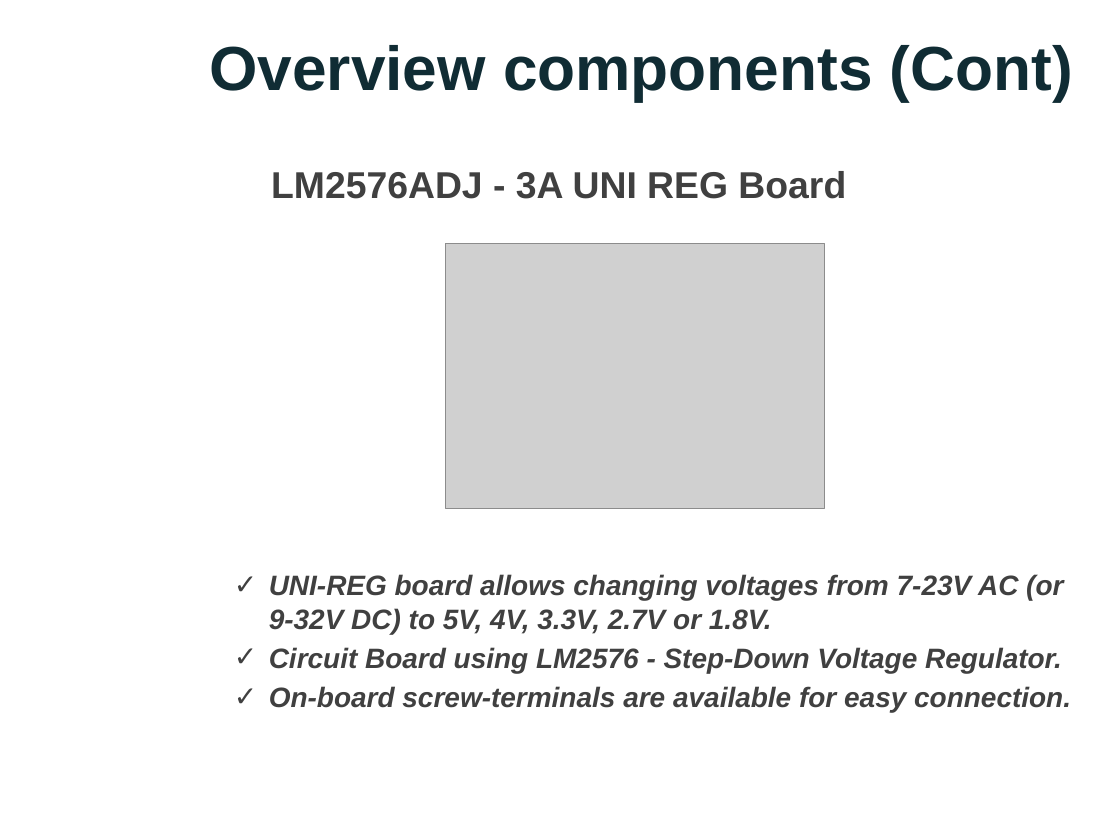
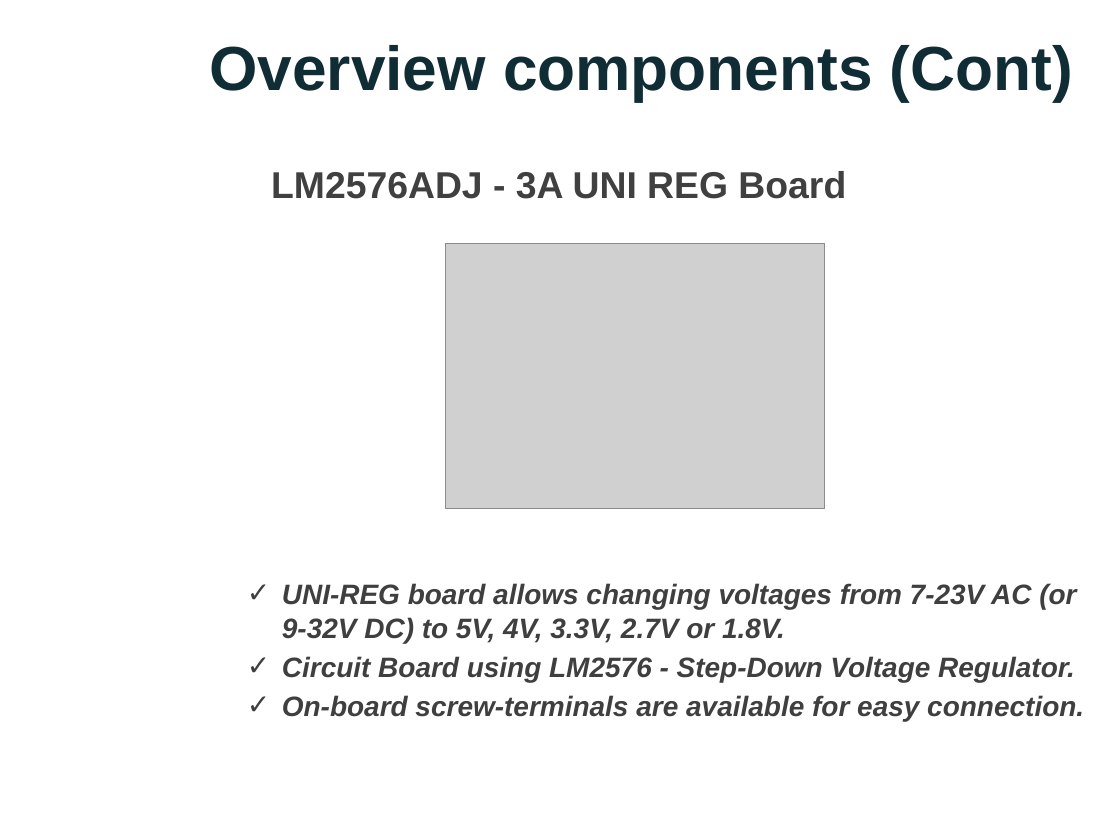
Before and after one commit to nicknguyen071093/CapstoneProject, a slide deck: slide 10 of Thuyettrinh/PPGroup 5.pptx (slide 9 before the commit). Drawn at 1120x840 pixels with LibreOffice and Linux fonts; fonts in the diff are those of the drawing; grey boxes stand for pictures; background and template pictures are left out. Boxes give left, top, right and bottom in pixels: in the first picture for what was removed or moved away, otherwise in the second. Text is boxed around its words. In the diff, an @@ line names an element or a change of style, - is before the commit and + after.

```diff
--- a/Thuyettrinh/PPGroup 5.pptx
+++ b/Thuyettrinh/PPGroup 5.pptx
@@ text "UNI-REG board allows changing voltages ...": place and size @@
-text "UNI-REG board allows changing voltages ..." at box(269, 574, 1071, 712)
+text "UNI-REG board allows changing voltages ..." at box(282, 583, 1084, 721)
@@ text "UNI-REG board allows changing voltages ..." at box(282, 583, 1084, 721): text colour #404040 to #3F3F3F; less space between paragraphs @@
```
Also in this commit, not shown: 9 other slides changed, 12 slides added, 9 slides removed.
